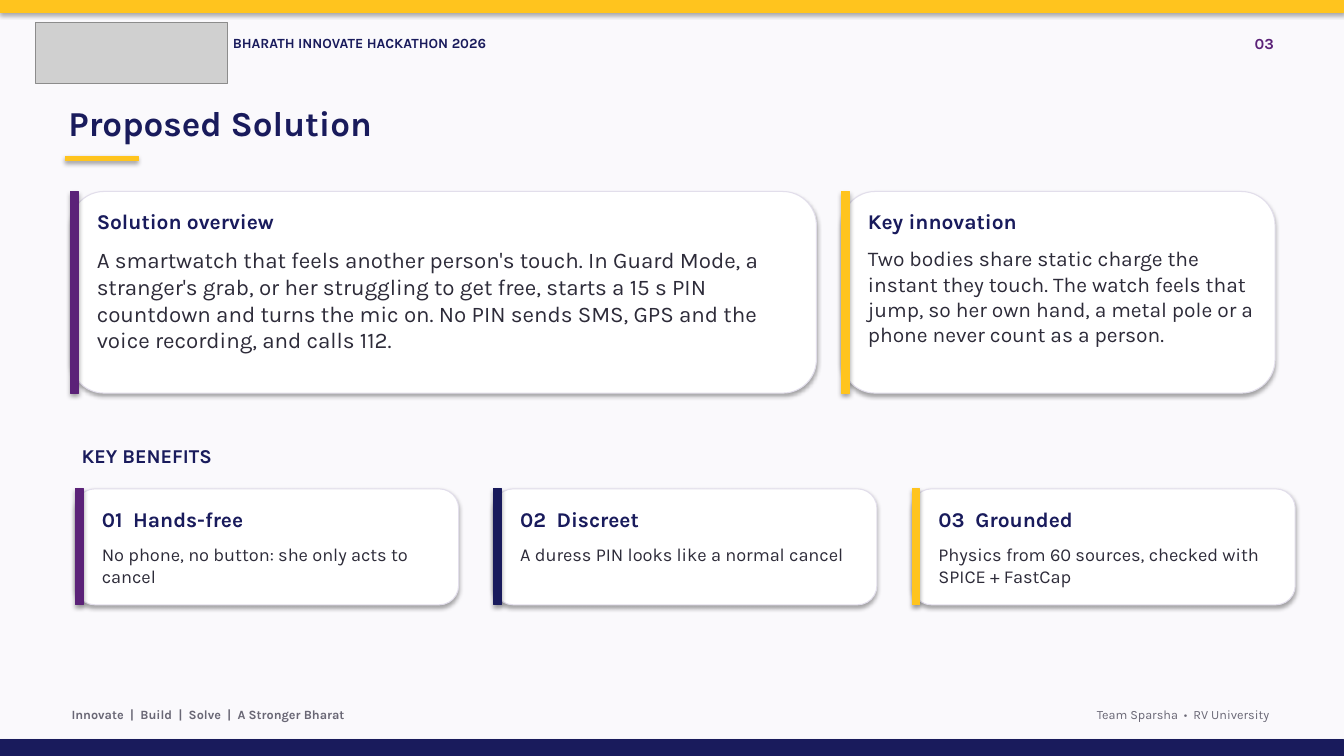
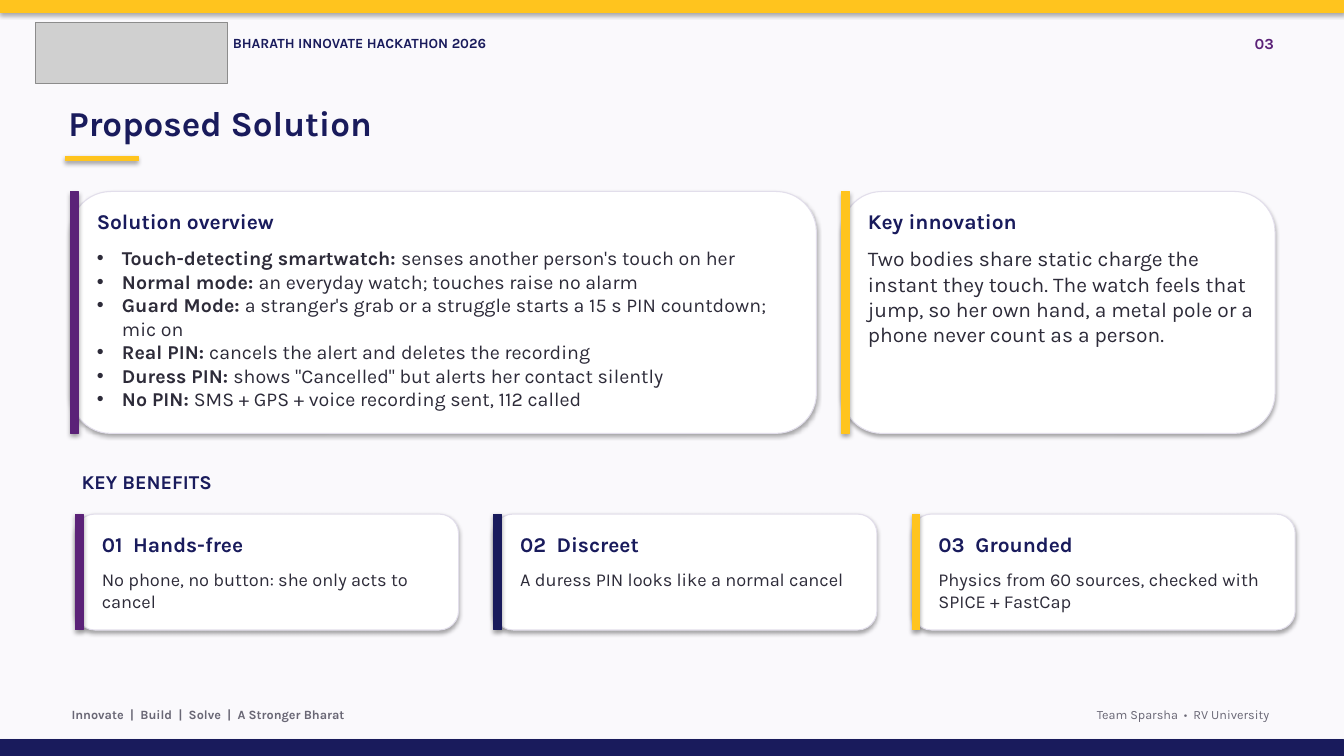
Before and after one commit to Bhajanth13/SparshaGuard, a slide deck: slide 3 of docs/SparshaGuard_BIH2026.pptx. Drawn at 1344x756 pixels with LibreOffice and Linux fonts; fonts in the diff are those of the drawing; grey boxes stand for pictures. Boxes give left, top, right and bottom in pixels: in the first picture for what was removed or moved away, otherwise in the second. Text is boxed around its words. In the diff, an @@ line names an element or a change of style, - is before the commit and + after.

Commit message:
Deck slides 3-5: bullet points, solution modes and PINs, rebuilt demo slide with a legible screenshot

```diff
--- a/docs/SparshaGuard_BIH2026.pptx
+++ b/docs/SparshaGuard_BIH2026.pptx
@@ rounded rectangle: place and size @@
-rounded rectangle at [71,192,817,393]
+rounded rectangle at [71,192,817,434]
@@ rectangle: place and size @@
-rectangle at [71,192,78,393]
+rectangle at [71,192,78,434]
@@ rounded rectangle: place and size @@
-rounded rectangle at [842,192,1275,393]
+rounded rectangle at [842,192,1275,434]
@@ rectangle: place and size @@
-rectangle at [842,192,849,393]
+rectangle at [842,192,849,434]
@@ text at [122,251,766,411]: text changed; size 16 to 14 pt @@
-A smartwatch that feels another person's touch. In Guard Mode, a stranger's grab, or her struggling to get free, starts a 15 s PIN countdown and turns the mic on. No PIN sends SMS, GPS and the voice recording, and calls 112.
+• Touch-detecting smartwatch: senses another person's touch on her
+• Normal mode: an everyday watch; touches raise no alarm
+• Guard Mode: a stranger's grab or a struggle starts a 15 s PIN countdown; mic on
+• Real PIN: cancels the alert and deletes the recording
+• Duress PIN: shows "Cancelled" but alerts her contact silently
+• No PIN: SMS + GPS + voice recording sent, 112 called
@@ 7 texts, 3 rounded rectangles, 3 rectangles: place and size @@
-7 texts, 3 rounded rectangles, 3 rectangles at [76,450,1296,605]
+7 texts, 3 rounded rectangles, 3 rectangles at [76,476,1296,630]
```
Also in this commit, not shown: 2 other slides changed.
